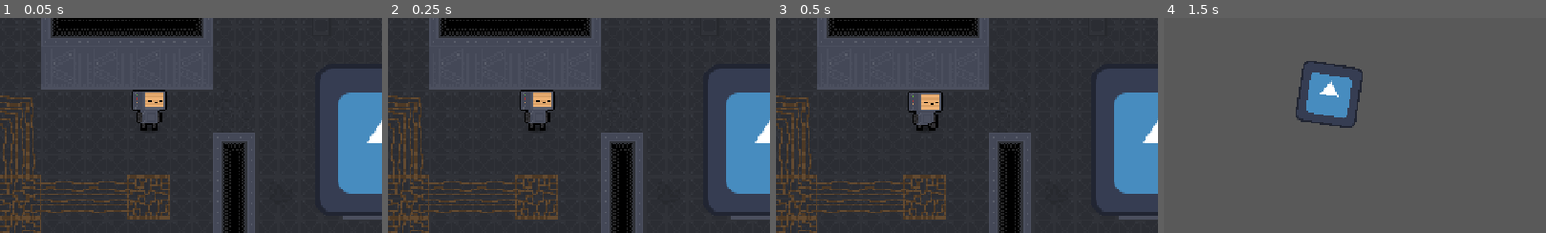
Above: before the commit, frames 1-4 (left to right).
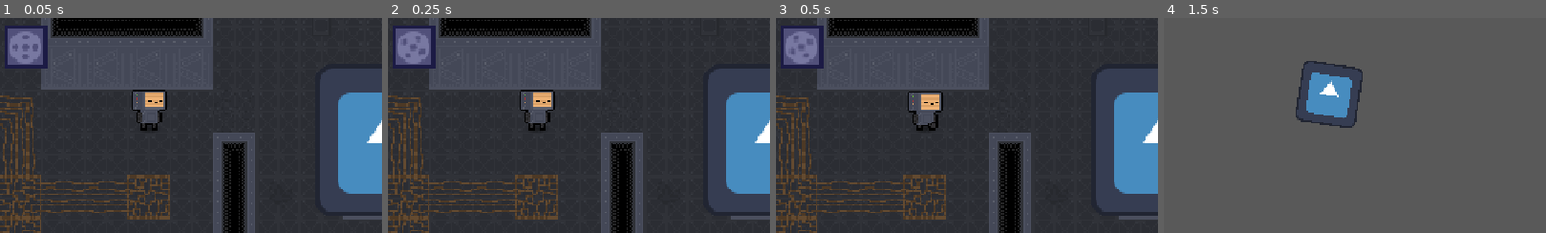
Above: after the commit, the same moments.

Repository: DuneRanger/MSI-GameJam
Game: Godot game, scene res://scenes/game/game.tscn
The game is run twice, just before and just after one commit, with the same random seed, the same clock (stepped at 60 frames per second) and the same inputs. The engine's default icon, where the game draws it, is replaced by a stand-in: a white triangle on a blue panel in a dark square.
Inputs:
- Up to frame 1 (0.05 s): no input
- Up to frame 2 (0.25 s): no input
- Up to frame 3 (0.5 s): no input
- Up to frame 4 (1.5 s): click "random" at 0.5 s; click "Wheel" at 1.25 s
The pictures show only the part of the screen within x 28-78%, y 33-83%; the shares and areas given below are measured in that part.

The runs differ from the first frame. In frame 1, 1.8% of the frame differs, in the area x 2-13%, y 3-24%; in frame 2, 1.8%; in frame 3, 1.8%; in frame 4, nothing differs.

Commit message:
Fix maze minigame and add maze machine

Diff:
--- a/scenes/game/game.tscn
+++ b/scenes/game/game.tscn
@@ -8,6 +8,7 @@
 [ext_resource type="PackedScene" uid="uid://bbxi0vokk4jgr" path="res://scenes/game/tilemap/tilemap.tscn" id="5_bdhmt"]
 [ext_resource type="PackedScene" uid="uid://b0wae3pnq5bxx" path="res://scenes/game/machines/machine_instances/steam_machine.tscn" id="7_bdhmt"]
 [ext_resource type="PackedScene" uid="uid://cqsyyggibtbjm" path="res://scenes/game/machines/machine_instances/color_machine.tscn" id="8_87uf6"]
+[ext_resource type="PackedScene" uid="uid://b3dlssh62472i" path="res://scenes/game/machines/machine_instances/maze_machine.tscn" id="9_2a8rs"]
 
 [sub_resource type="LabelSettings" id="LabelSettings_w1hta"]
 font_size = 48
@@ -121,6 +122,9 @@
 [node name="ColorMachine" parent="." unique_id=749344749 instance=ExtResource("8_87uf6")]
 position = Vector2(310, 456)
 
+[node name="MazeMachine" parent="." unique_id=1101858923 instance=ExtResource("9_2a8rs")]
+position = Vector2(406, 289)
+
 [connection signal="button_down" from="RandomGameButton" to="." method="_on_random_game_button"]
 [connection signal="timeout" from="MinigameLeaveTimer" to="." method="_on_minigame_leave_timer_timeout"]
 [connection signal="button_down" from="WheelButton" to="." method="_on_wheel_button_button_down"]
--- a/scenes/game/machines/machine_instances/color_machine.tscn
+++ b/scenes/game/machines/machine_instances/color_machine.tscn
@@ -1,11 +1,11 @@
 [gd_scene format=3 uid="uid://cqsyyggibtbjm"]
 
 [ext_resource type="PackedScene" uid="uid://lvebmnvqwohx" path="res://scenes/game/machines/machine.tscn" id="1_qx5l1"]
-[ext_resource type="PackedScene" uid="uid://j4s1r411n22" path="res://scenes/game/machines/minigames/color_find.tscn" id="2_equko"]
+[ext_resource type="PackedScene" uid="uid://byr0h5hfhqc0w" path="res://scenes/game/machines/minigames/mouse_maze.tscn" id="2_tabe7"]
 [ext_resource type="SpriteFrames" uid="uid://cs75kifgqknmd" path="res://scenes/game/machines/machine_instances/machine_1_spriteframes.tres" id="3_tabe7"]
 
 [node name="ColorMachine" unique_id=964389702 instance=ExtResource("1_qx5l1")]
-linked_minigame_scene = ExtResource("2_equko")
+linked_minigame_scene = ExtResource("2_tabe7")
 
 [node name="AnimatedSprite2D" parent="." index="1" unique_id=970174829]
 sprite_frames = ExtResource("3_tabe7")
--- /dev/null
+++ b/scenes/game/machines/machine_instances/maze_machine.tscn
@@ -0,0 +1,12 @@
+[gd_scene format=3 uid="uid://b3dlssh62472i"]
+
+[ext_resource type="PackedScene" uid="uid://lvebmnvqwohx" path="res://scenes/game/machines/machine.tscn" id="1_srgot"]
+[ext_resource type="PackedScene" uid="uid://byr0h5hfhqc0w" path="res://scenes/game/machines/minigames/mouse_maze.tscn" id="2_srgot"]
+[ext_resource type="SpriteFrames" uid="uid://cs80mid484no3" path="res://scenes/game/machines/machine_instances/machine_0_spriteframes.tres" id="3_cohdw"]
+
+[node name="MazeMachine" unique_id=964389702 instance=ExtResource("1_srgot")]
+linked_minigame_scene = ExtResource("2_srgot")
+
+[node name="AnimatedSprite2D" parent="." index="1" unique_id=970174829]
+sprite_frames = ExtResource("3_cohdw")
+animation = &"running"
--- a/scripts/game/machines/minigames/mouse_maze.gd
+++ b/scripts/game/machines/minigames/mouse_maze.gd
@@ -36,13 +36,15 @@
 
 func goal_reached(area: Area2D) -> void:
 	if not started: return
-	print("goal reached")
-	minigame_completed.emit()
+	if area == Gear:
+		print("goal reached", started)
+		minigame_completed.emit()
 
 func wall_entered(area: Area2D) -> void:
 	if not started: return
-	print("body entered")
-	minigame_failed.emit()
+	if area == Gear:
+		print("body entered", started)
+		minigame_failed.emit()
 
 func _physics_process(_delta: float) -> void:
 	if not started: return
